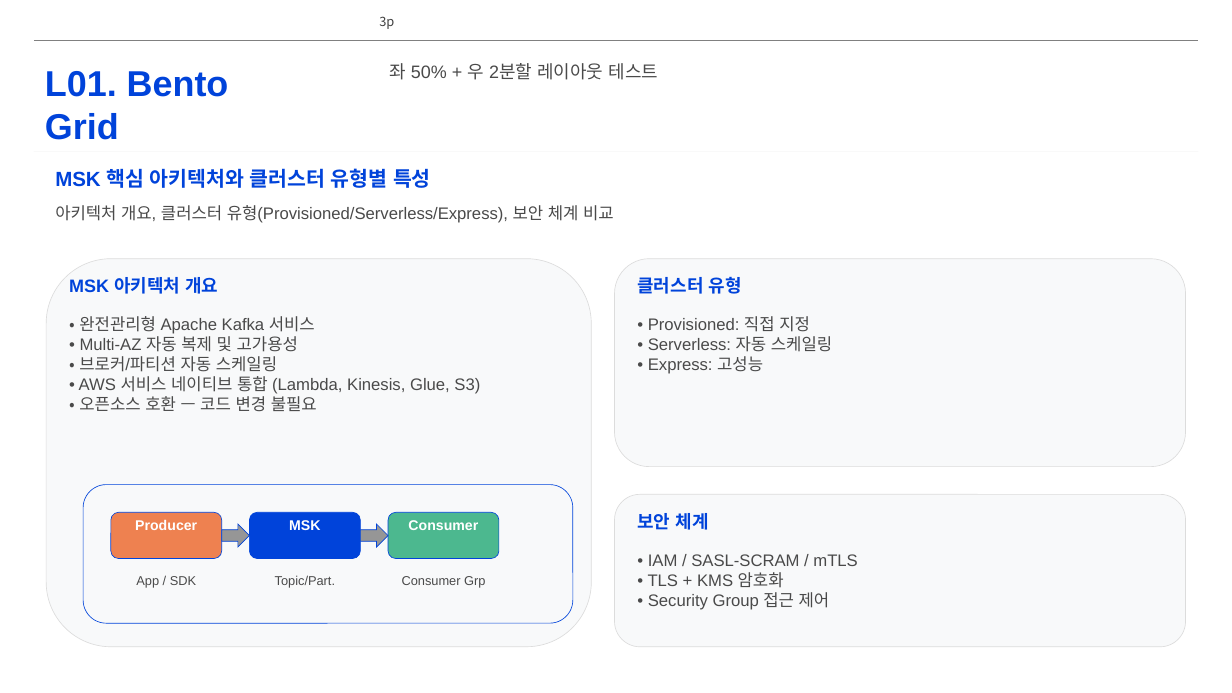
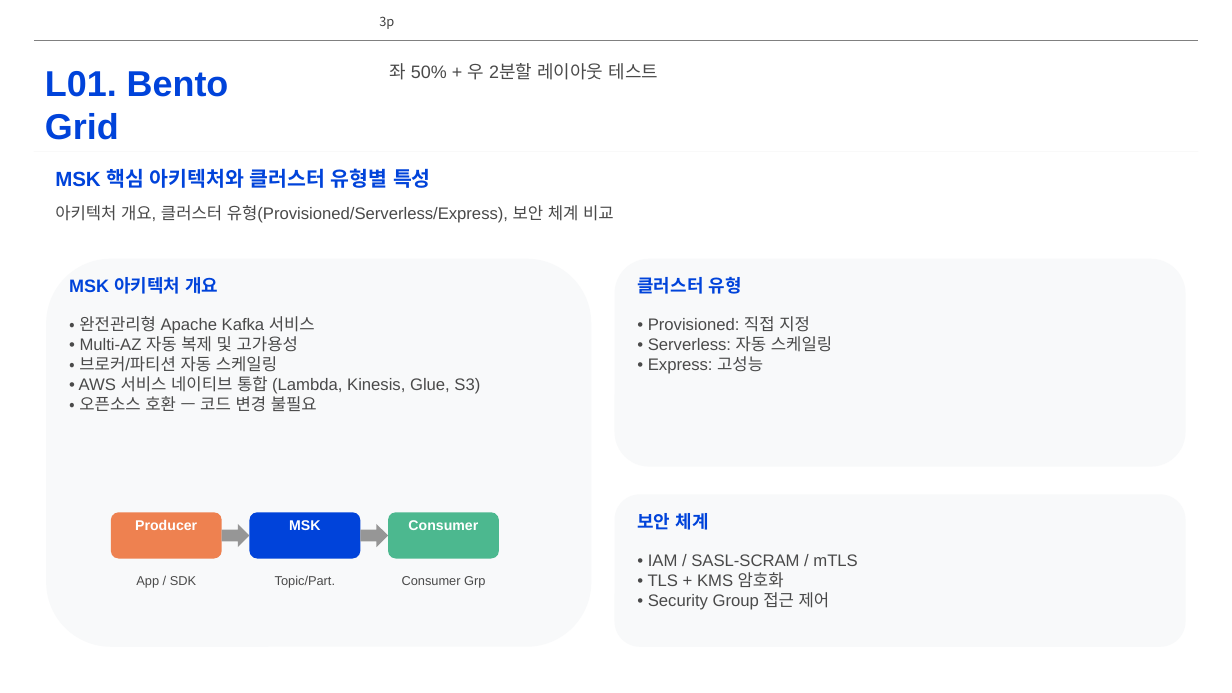
Before and after one commit to lhs6395-hslee/project-steer, a slide deck: slide 3 of results/pptx/AWS_MSK_Expert_Intro.pptx. Drawn at 1232x693 pixels with LibreOffice and Linux fonts; fonts in the diff are those of the drawing; background and template pictures are left out. Boxes give left, top, right and bottom in pixels: in the first picture for what was removed or moved away, otherwise in the second. Text is boxed around its words. In the diff, an @@ line names an element or a change of style, - is before the commit and + after.

```diff
--- a/results/pptx/AWS_MSK_Expert_Intro.pptx
+++ b/results/pptx/AWS_MSK_Expert_Intro.pptx
@@ outline #DCDCDC 0.5 pt to none in 3 elements at [46, 259, 592, 647], [615, 259, 1186, 467], [615, 494, 1186, 647] @@
@@ outline #0043DA 0.5 pt to none in 6 elements at [83, 485, 573, 624], [111, 512, 222, 558], [250, 512, 360, 558], [388, 512, 499, 558], [222, 524, 250, 547], [360, 524, 388, 547] @@
```
Also in this commit, not shown: 4 other slides changed.
